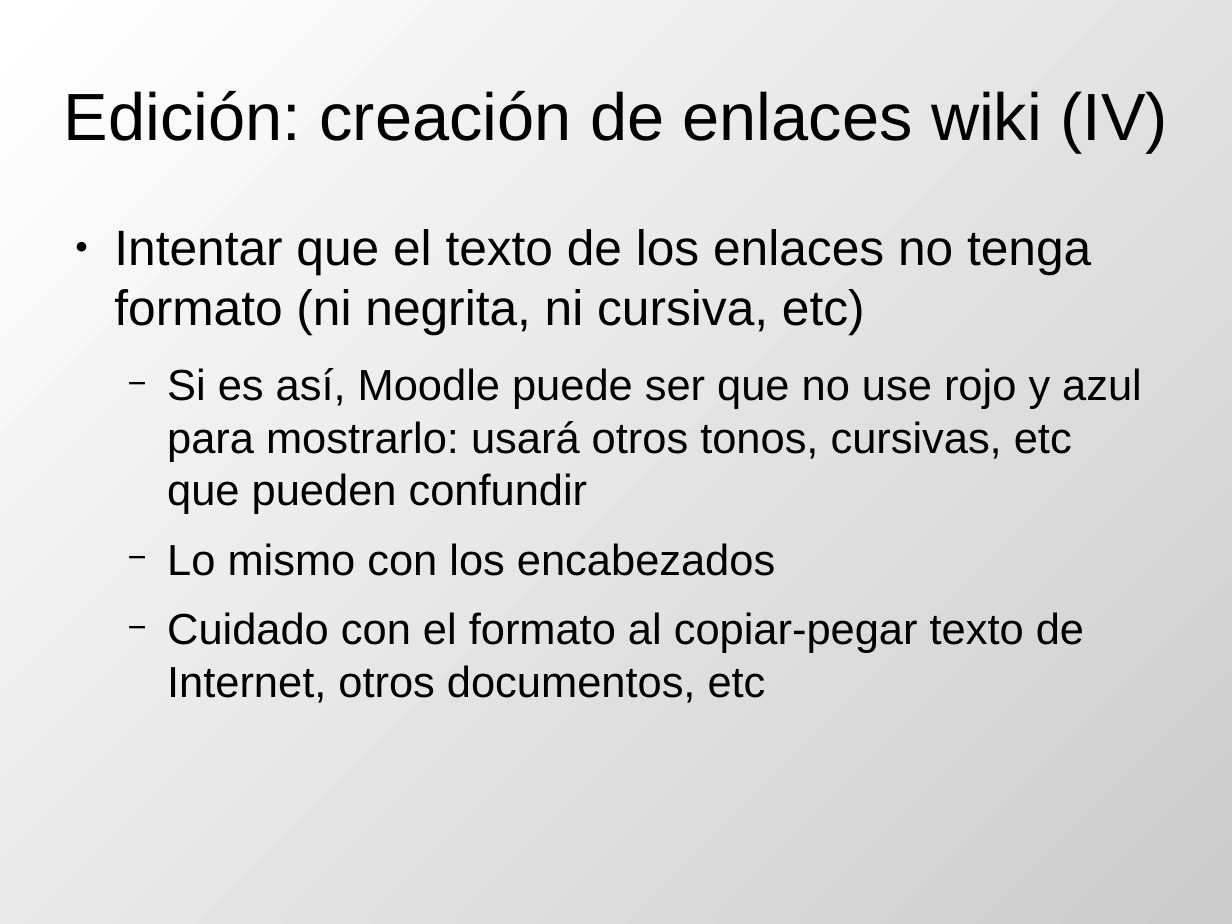
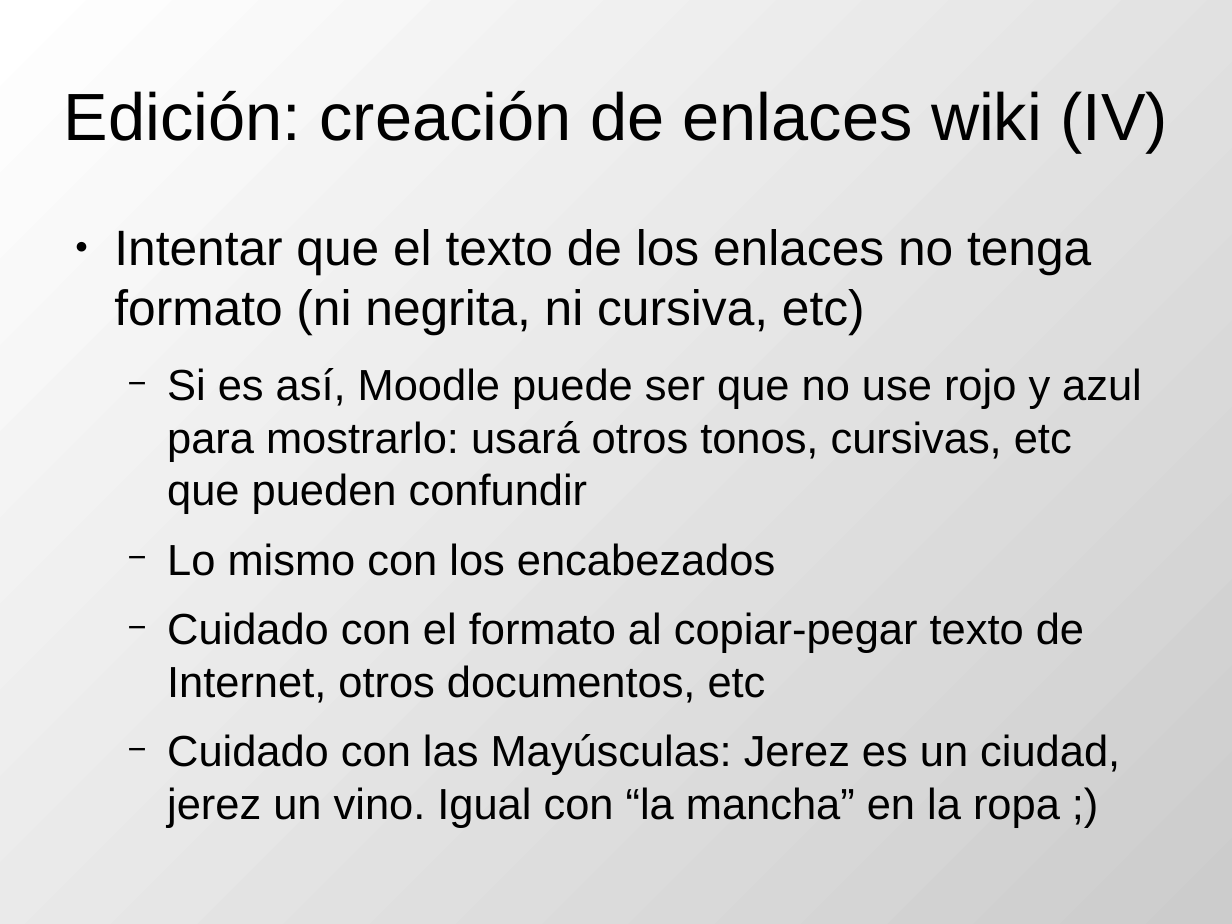
Before and after one commit to DrPantera/wikis4education, a slide deck: slide 14 of uca-2013_07/tema-3-WikisEnMoodle.odp. Drawn at 1232x924 pixels with LibreOffice and Linux fonts; fonts in the diff are those of the drawing. Boxes give left, top, right and bottom in pixels: in the first picture for what was removed or moved away, otherwise in the second. Text is boxed around its words. In the diff, an @@ line names an element or a change of style, - is before the commit and + after.

```diff
--- a/uca-2013_07/tema-3-WikisEnMoodle.odp
+++ b/uca-2013_07/tema-3-WikisEnMoodle.odp
@@ text at [167,734,1120,828]: paragraph added @@
+  − Cuidado con las Mayúsculas: Jerez es un ciudad, jerez un vino. Igual con “la mancha” en la ropa ;)
```
Also in this commit, not shown: 3 other files.
